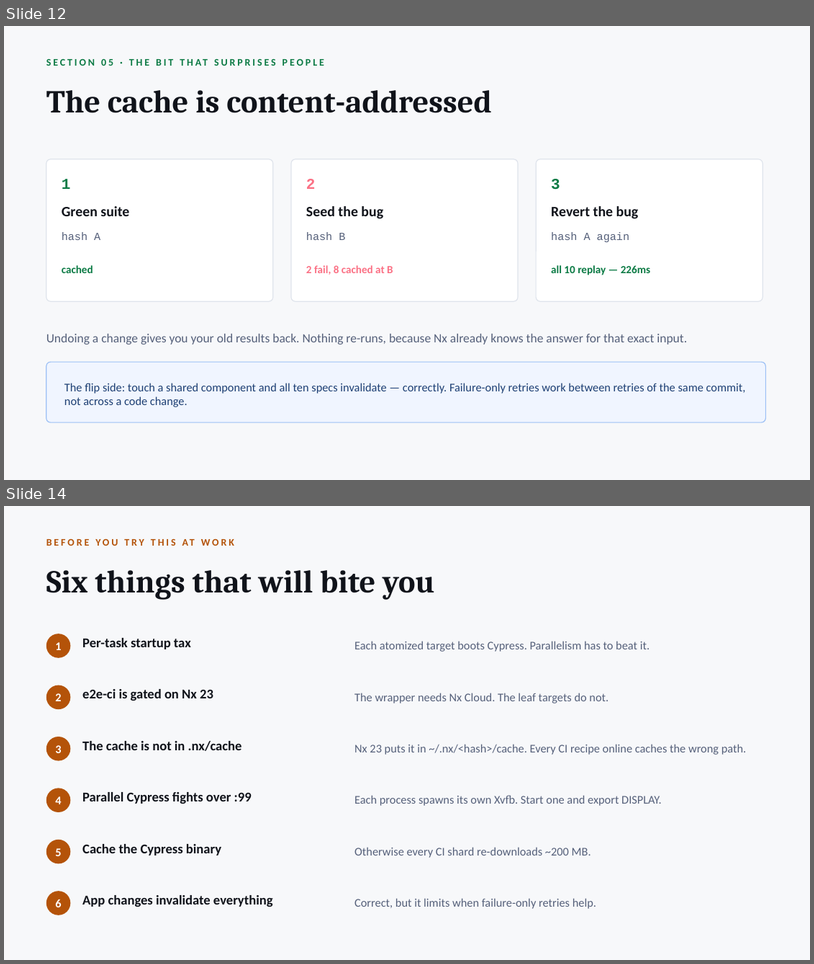
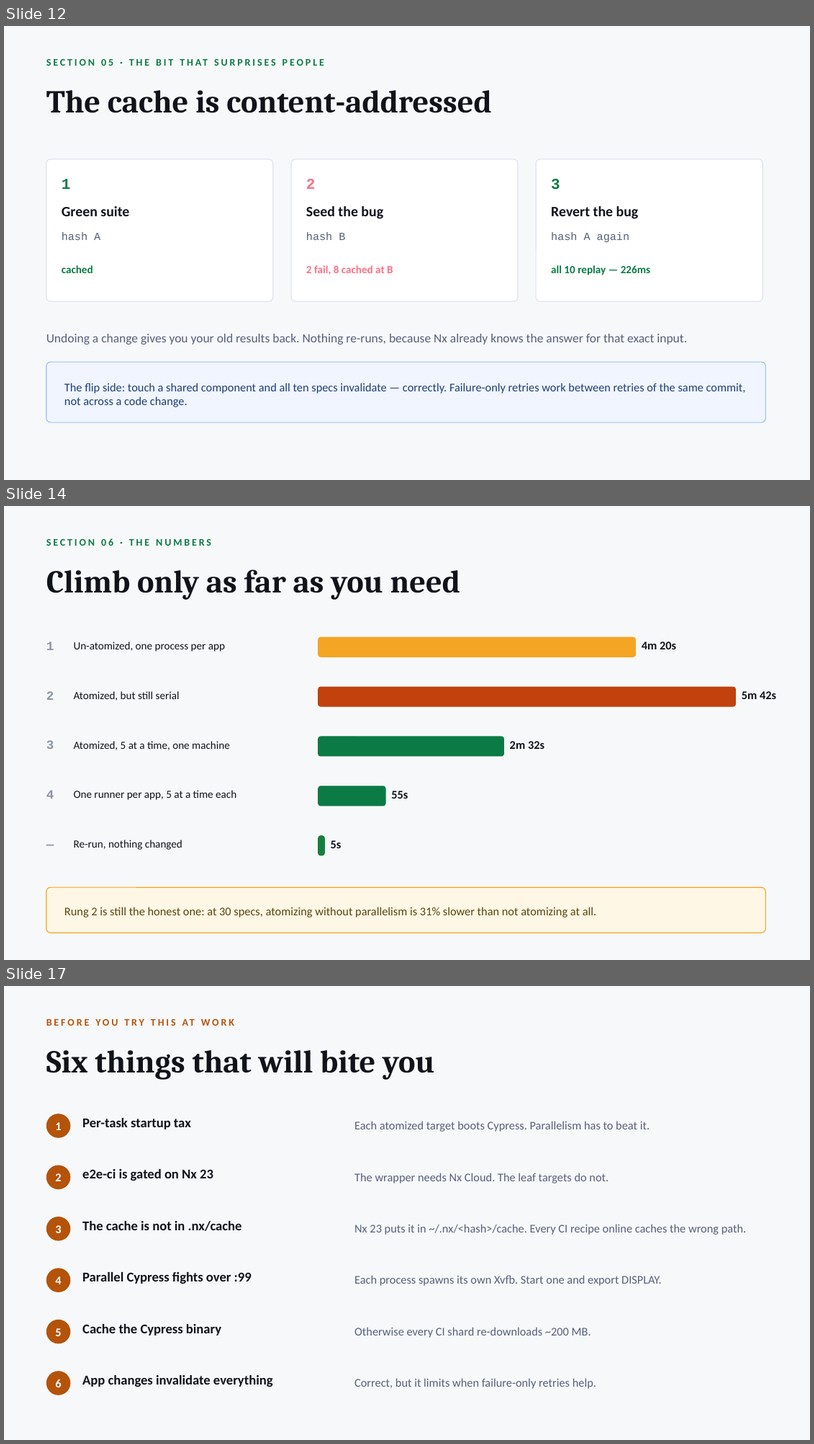
Before and after one commit to radzivil/nx-scaling-e2e-tests-with-atomizer, a slide deck: talk/Scaling-E2E-Tests-with-Nx.pptx. Shown one above the other, each under a label of ours: slides 12 and 14 before the commit, slides 12, 14 and 17 after it; the slides between them are not shown. The pictures are 814x964 and 814x1444 pixels, drawn with LibreOffice and Linux fonts; fonts in the diff are those of the drawing. Boxes give left, top, right and bottom in pixels: in the first picture for what was removed or moved away, otherwise in the second. Text is boxed around its words. In the diff, an @@ line names an element or a change of style, - is before the commit and + after.

Commit message:
Add the scale section to the deck
Four new slides: the three-app workspace, the ladder as a bar chart, why CI
distributes per app rather than per shard, and what `affected` actually runs.
Takeaways gain a fifth point; the agenda gains the section.

A render pass caught three things: the replay bar sat on a minimum-width floor
that made 5s look like a third of 55s, rung 2 was drawn in the colour this deck
uses for failure, and the title promised four rungs over five bars.

```diff
--- a/talk/Scaling-E2E-Tests-with-Nx.pptx
+++ b/talk/Scaling-E2E-Tests-with-Nx.pptx
@@ slide 14 added at [4, 506, 810, 960], background #F7F8FA @@
@@ text added at [46, 538, 211, 546], 12 pt, text #0B7A44, bold @@
+SECTION 06 · THE NUMBERS
@@ text added at [46, 569, 461, 600], 38 pt, text #10131A, bold @@
+Climb only as far as you need
@@ text added at [46, 641, 54, 650], 15 pt, text #8A94A6, bold @@
+1
@@ text added at [74, 641, 225, 651], 13 pt, text #10131A @@
+Un-atomized, one process per app
@@ rounded rectangle added at [319, 637, 636, 656], fill #F5A524, outline #F5A524 1 pt @@
@@ text added at [642, 641, 676, 649], 14 pt, text #10131A, bold @@
+4m 20s
@@ text added at [46, 691, 54, 700], 15 pt, text #8A94A6, bold @@
+2
@@ text added at [74, 691, 180, 700], 13 pt, text #10131A @@
+Atomized, but still serial
@@ rounded rectangle added at [319, 687, 736, 706], fill #C2410C, outline #C2410C 1 pt @@
@@ text added at [742, 691, 777, 699], 14 pt, text #10131A, bold @@
+5m 42s
@@ text added at [46, 740, 54, 749], 15 pt, text #8A94A6, bold @@
+3
@@ text added at [74, 741, 230, 750], 13 pt, text #10131A @@
+Atomized, 5 at a time, one machine
@@ rounded rectangle added at [319, 736, 504, 756], fill #0B7A44, outline #0B7A44 1 pt @@
@@ text added at [510, 741, 545, 749], 14 pt, text #10131A, bold @@
+2m 32s
@@ rounded rectangle added at [319, 786, 386, 806], fill #0B7A44, outline #0B7A44 1 pt @@
@@ text added at [46, 790, 54, 798], 15 pt, text #8A94A6, bold @@
+4
@@ text added at [74, 790, 237, 800], 13 pt, text #10131A @@
+One runner per app, 5 at a time each
@@ text added at [391, 790, 408, 798], 14 pt, text #10131A, bold @@
+55s
@@ text added at [46, 831, 70, 856], 15 pt, text #8A94A6, bold @@
+—
@@ text added at [74, 839, 183, 849], 13 pt, text #10131A @@
+Re-run, nothing changed
@@ rounded rectangle added at [319, 836, 324, 855], fill #15803D, outline #15803D 1 pt @@
@@ text added at [331, 840, 342, 848], 14 pt, text #10131A, bold @@
+5s
@@ rounded rectangle added at [46, 887, 766, 932], fill #FFF7E6, outline #F5A524 1 pt @@
@@ text added at [64, 906, 597, 917], 14 pt, text #5B4308 @@
+Rung 2 is still the honest one: at 30 specs, atomizing without parallelism is 31% slower than not atomizing at all.
@@ what was slide 14 is now slide 17 @@
```
Also in this commit, not shown: 2 slides changed, 3 other slides added, 1 slide removed, 1 other file.
